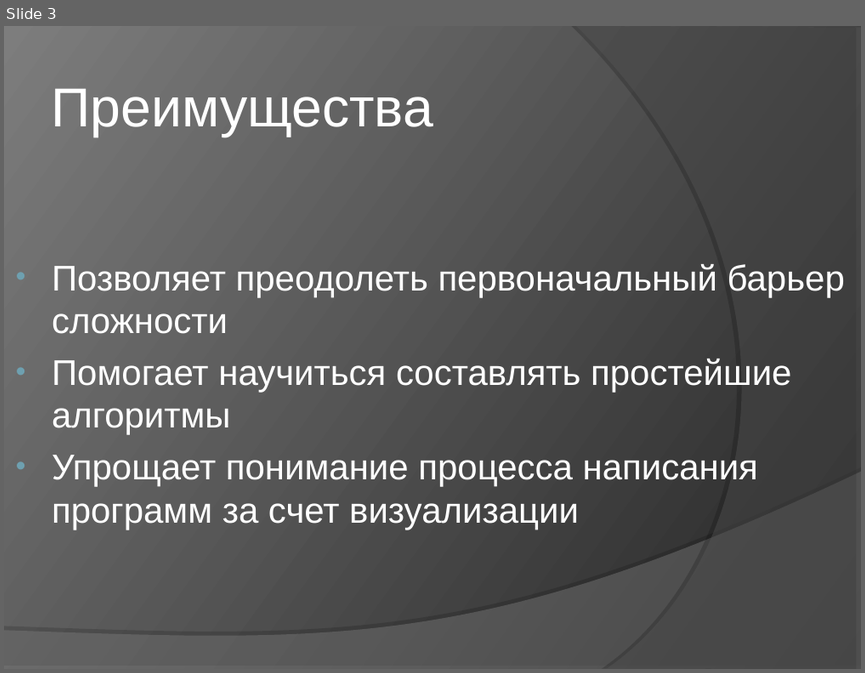
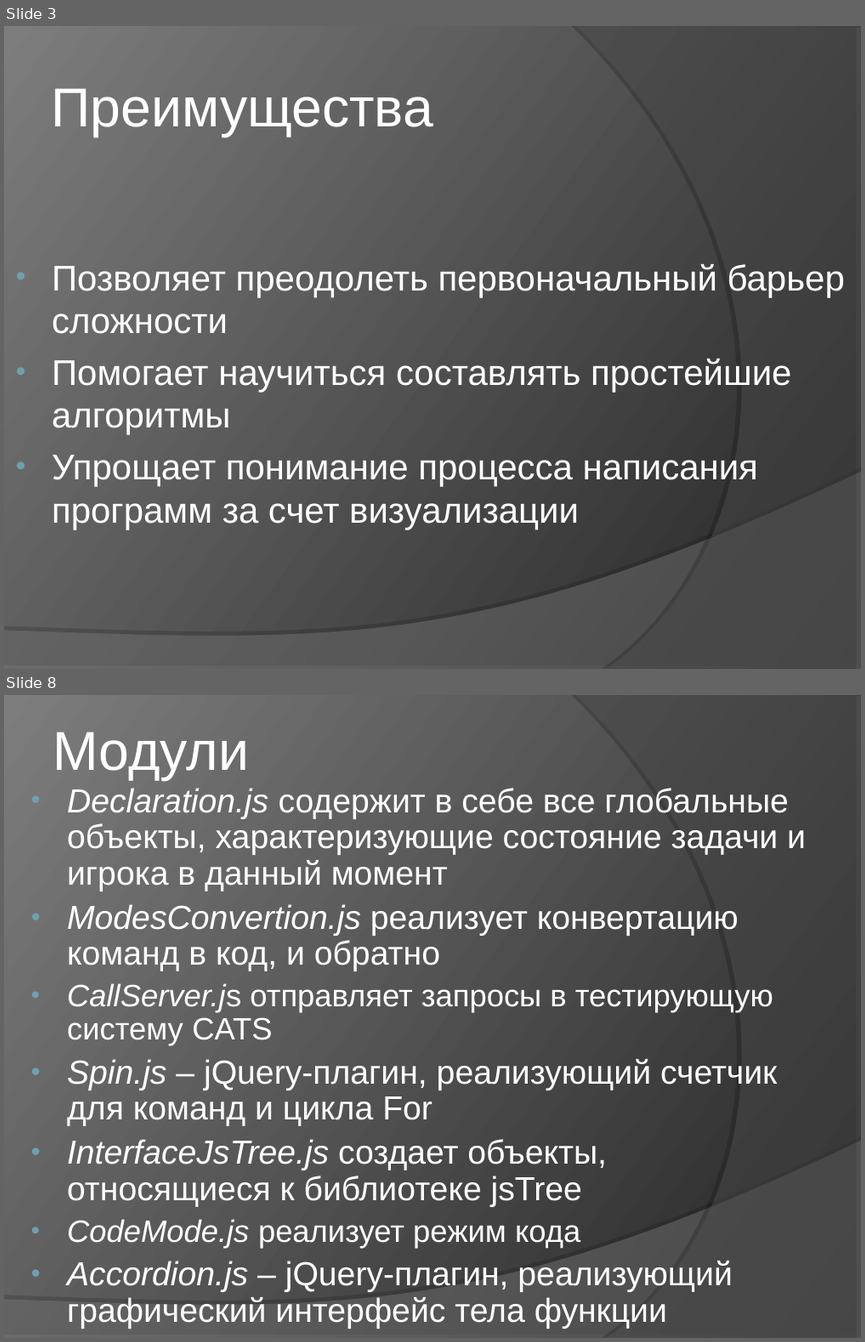
Before and after one commit to klenin/cats-junior, a slide deck: C8503A_Vasilyeva_presentation.ppt. Shown one above the other, each under a label of ours: slide 3 before the commit, slides 3 and 8 after it; the slides between them are not shown. The pictures are 865x673 and 865x1342 pixels, drawn with LibreOffice and Linux fonts; fonts in the diff are those of the drawing. Boxes give left, top, right and bottom in pixels: in the first picture for what was removed or moved away, otherwise in the second. Text is boxed around its words. In the diff, an @@ line names an element or a change of style, - is before the commit and + after.

```diff
--- a/C8503A_Vasilyeva_presentation.ppt
+++ b/C8503A_Vasilyeva_presentation.ppt
@@ slide 8 added at [4, 695, 861, 1338], background gradient #242424 to #7D7D7D; not listed: 2 template elements that a slide beside it also shows @@
@@ title added at [53, 732, 249, 780], 46 pt, text #FFFFFF @@
+Модули
@@ text added at [67, 788, 806, 1328], 28 pt, text #FFFFFF @@
+• Declaration.js содержит в себе все глобальные объекты, характеризующие состояние задачи и игрока в данный момент
+• ModesConvertion.js реализует конвертацию команд в код, и обратно
+• CallServer.js отправляет запросы в тестирующую систему CATS
+• Spin.js – jQuery-плагин, реализующий счетчик для команд и цикла For
+• InterfaceJsTree.js создает объекты, относящиеся к библиотеке jsTree
+• CodeMode.js реализует режим кода
+• Accordion.js – jQuery-плагин, реализующий графический интерфейс тела функции
```
Also in this commit, not shown: 3 slides changed, 14 other slides added, 2 slides removed, 2 other files.
